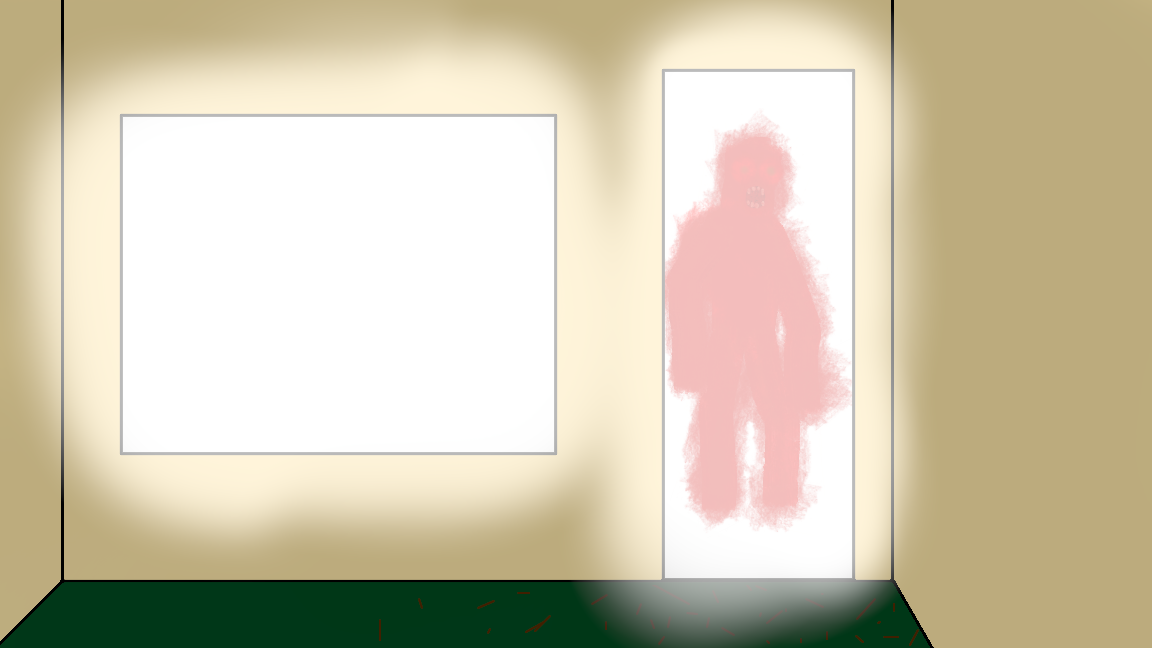
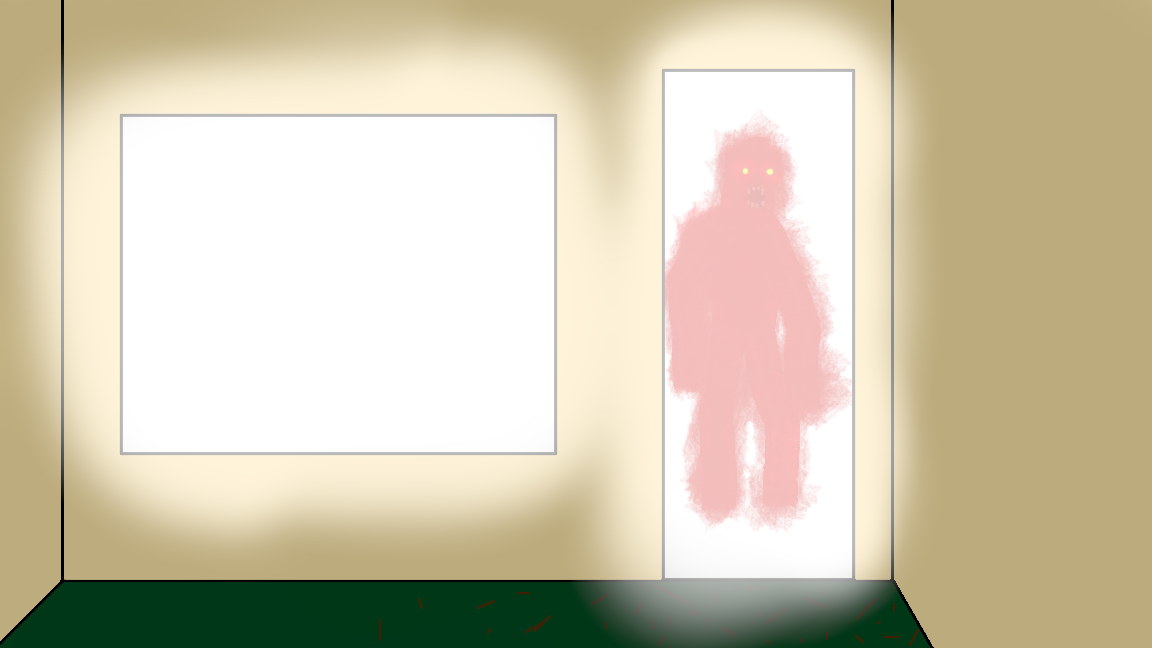
Revision of a layered 1152×648 image; what changed, layer by layer:
painted on "Paint Layer 6" over [742, 167, 774, 176]
painted on "Paint Layer 2" over [742, 167, 774, 176]
painted on "Paint Layer 9" (2nd of 2) over [742, 167, 774, 176]
